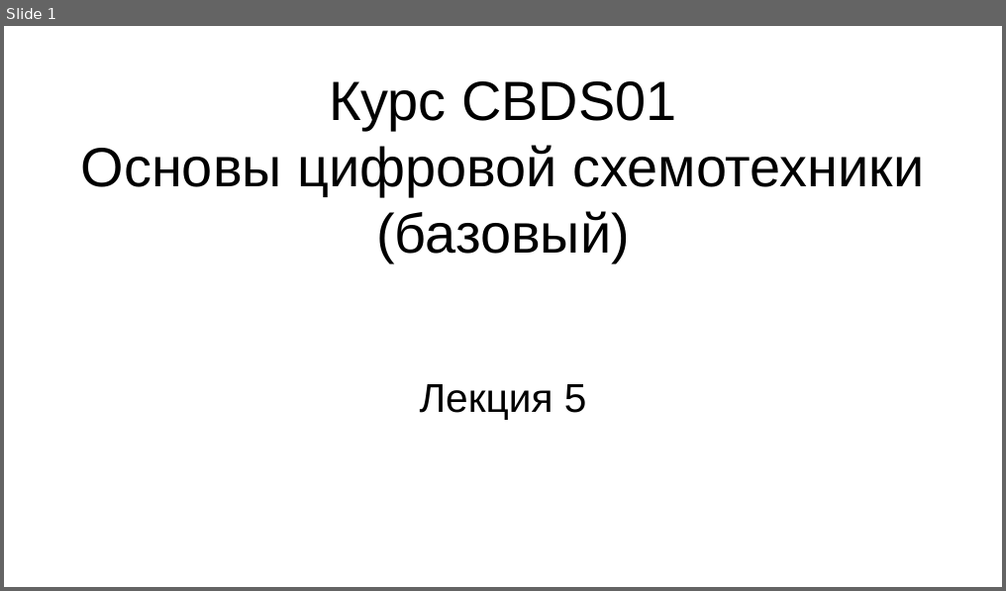
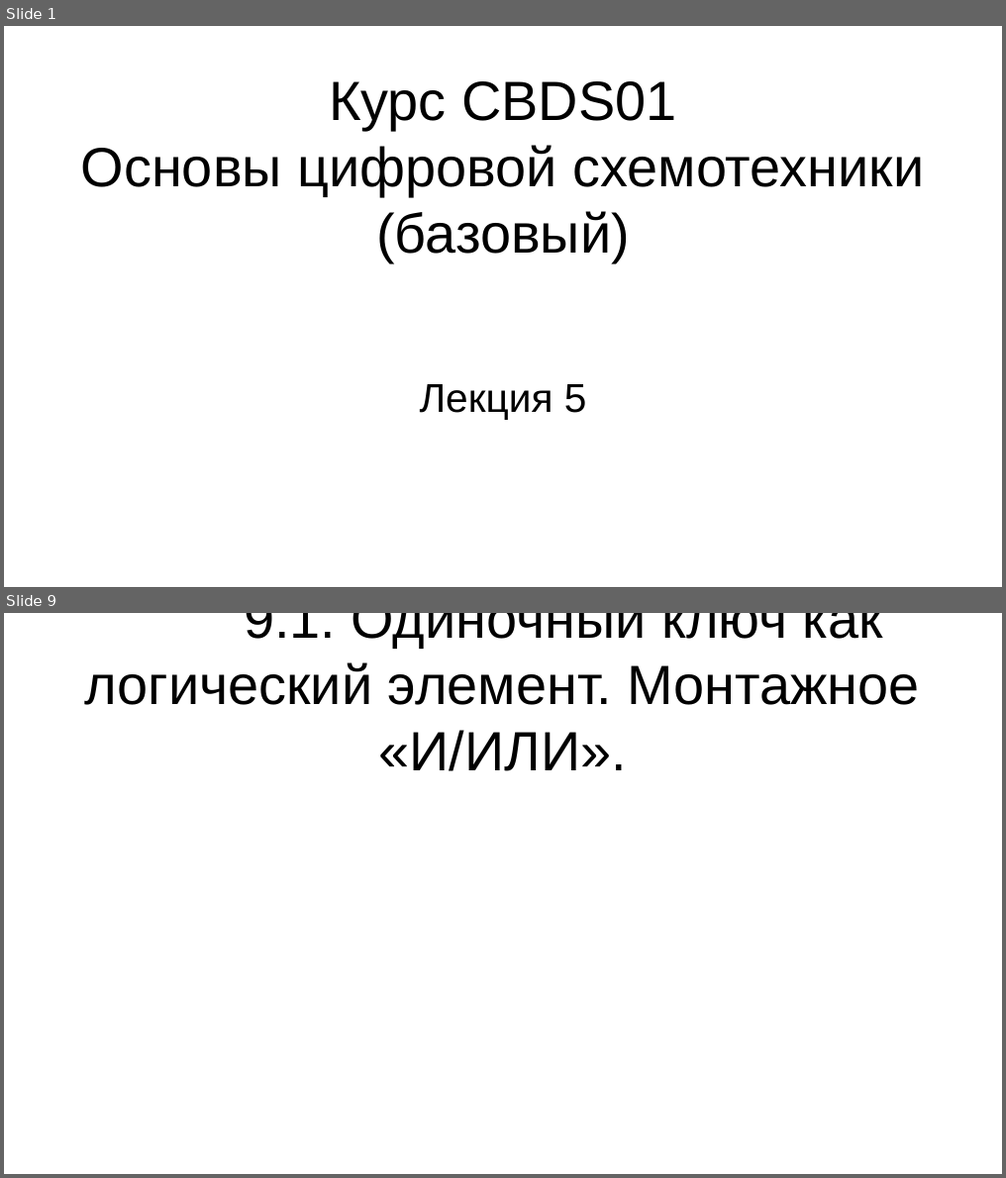
Before and after one commit to steelcraft/stud-lab, a slide deck: Лекции/СBDS01#L5.odp. Shown one above the other, each under a label of ours: slide 1 before the commit, slides 1 and 9 after it; the slides between them are not shown. The pictures are 1006x591 and 1006x1178 pixels, drawn with LibreOffice and Linux fonts; fonts in the diff are those of the drawing. Boxes give left, top, right and bottom in pixels: in the first picture for what was removed or moved away, otherwise in the second. Text is boxed around its words. In the diff, an @@ line names an element or a change of style, - is before the commit and + after.

```diff
--- a/Лекции/СBDS01#L5.odp
+++ b/Лекции/СBDS01#L5.odp
@@ slide 9 added at [4,613,1002,1174], background #FFFFFF @@
@@ title added at [85,613,919,771], 44 pt, text #000000 @@
+9.1. Одиночный ключ как логический элемент. Монтажное «И/ИЛИ».
```
Also in this commit, not shown: 15 other slides added.
